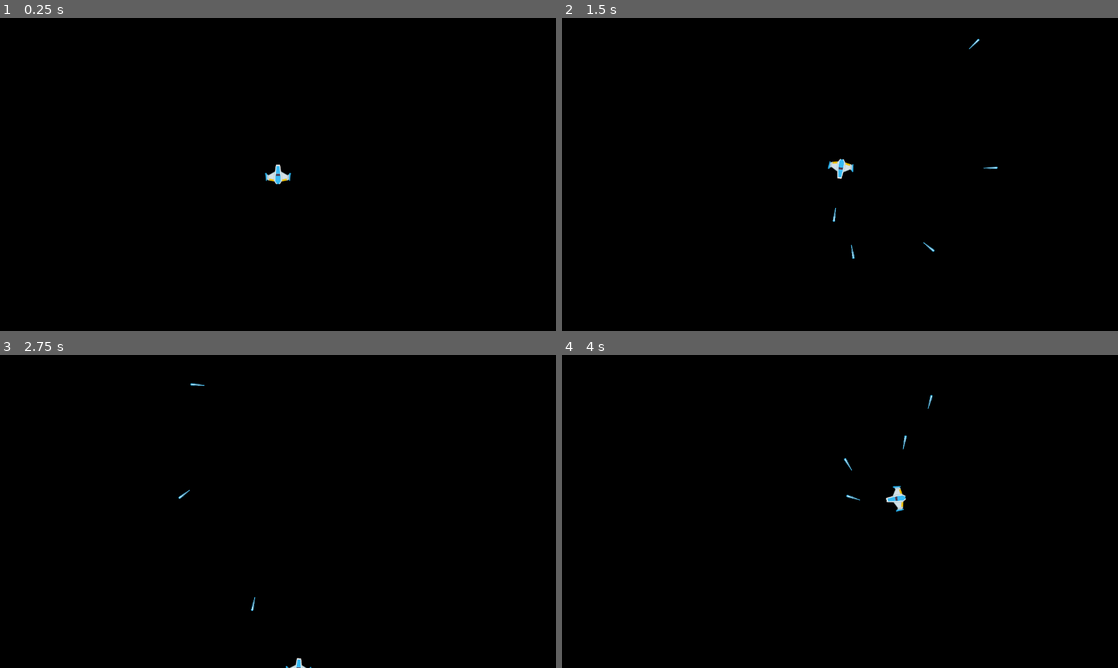
Above: before the commit, frames 1-4 (two rows, left to right).
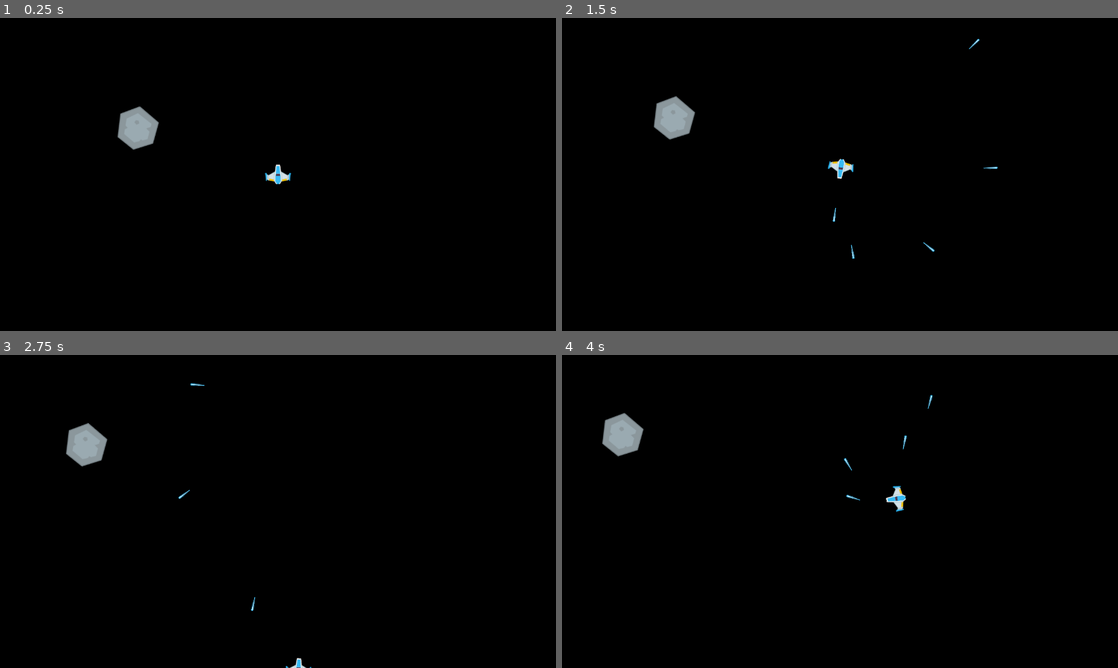
Above: after the commit, the same moments.

Repository: renancvalladao/asteroids-godot
Game: Godot game, scene res://scenes/game.tscn
The game is run twice, just before and just after one commit, with the same random seed, the same clock (stepped at 60 frames per second) and the same inputs.
Inputs:
- Up to frame 1 (0.25 s): no input
- Up to frame 2 (1.5 s): hold D (rotate_right) 0.53-1.28 s; hold Space (shoot) 0.53-1.28 s; hold S (move_backward) from 1.28 s (still down); tap Space (shoot) at 1.35 s
- Up to frame 3 (2.75 s): release S (move_backward) at 2.03 s; hold D (rotate_right) from 2.03 s (still down); hold Space (shoot) from 2.03 s (still down)
- Up to frame 4 (4 s): release D (rotate_right) at 2.78 s; release Space (shoot) at 2.78 s; hold W (move_forward) 2.78-3.53 s; tap Space (shoot) at 2.85 s; hold A (rotate_left) from 3.53 s (still down); hold Space (shoot) from 3.53 s (still down)

The runs differ from the first frame. In frame 1, 0.7% of the frame differs, in the area x 21-29%, y 28-43%; in frame 2, 0.7%; in frame 3, 0.7%, in the area x 11-20%, y 21-36%; in frame 4, 0.7%.

Commit message:
Creating asteroid scene

Diff:
--- /dev/null
+++ b/resources/asteroid_cshape_large.tres
@@ -0,0 +1,4 @@
+[gd_resource type="CircleShape2D" format=3 uid="uid://c43r80snlaggw"]
+
+[resource]
+radius = 44.0454
--- /dev/null
+++ b/resources/asteroid_cshape_medium.tres
@@ -0,0 +1,4 @@
+[gd_resource type="CircleShape2D" format=3 uid="uid://d4a5dg6ruslf"]
+
+[resource]
+radius = 21.0
--- /dev/null
+++ b/resources/asteroid_cshape_small.tres
@@ -0,0 +1,3 @@
+[gd_resource type="CircleShape2D" format=3 uid="uid://ca8htb06hhpi8"]
+
+[resource]
--- /dev/null
+++ b/scenes/asteroid.tscn
@@ -0,0 +1,14 @@
+[gd_scene load_steps=4 format=3 uid="uid://cru81bi3r01sh"]
+
+[ext_resource type="Script" path="res://scripts/asteroid.gd" id="1_2ap5f"]
+[ext_resource type="Texture2D" uid="uid://7d4nmyekwxa5" path="res://assets/textures/meteorGrey_big4.png" id="1_8axkt"]
+[ext_resource type="Shape2D" uid="uid://c43r80snlaggw" path="res://resources/asteroid_cshape_large.tres" id="3_7jm42"]
+
+[node name="Asteroid" type="Area2D"]
+script = ExtResource("1_2ap5f")
+
+[node name="Sprite2D" type="Sprite2D" parent="."]
+texture = ExtResource("1_8axkt")
+
+[node name="CollisionShape2D" type="CollisionShape2D" parent="."]
+shape = ExtResource("3_7jm42")
--- a/scenes/game.tscn
+++ b/scenes/game.tscn
@@ -1,7 +1,8 @@
-[gd_scene load_steps=3 format=3 uid="uid://128v3kyhahoq"]
+[gd_scene load_steps=4 format=3 uid="uid://128v3kyhahoq"]
 
 [ext_resource type="Script" path="res://scripts/game.gd" id="1_tfpoo"]
 [ext_resource type="PackedScene" uid="uid://dmchv1kao1b0x" path="res://scenes/player.tscn" id="1_xn63s"]
+[ext_resource type="PackedScene" uid="uid://cru81bi3r01sh" path="res://scenes/asteroid.tscn" id="3_kk8v1"]
 
 [node name="Game" type="Node2D"]
 script = ExtResource("1_tfpoo")
@@ -10,3 +11,6 @@
 position = Vector2(640, 360)
 
 [node name="Lasers" type="Node" parent="."]
+
+[node name="Asteroid" parent="." instance=ExtResource("3_kk8v1")]
+position = Vector2(327, 258)
--- /dev/null
+++ b/scripts/asteroid.gd
@@ -0,0 +1,43 @@
+extends Area2D
+
+var movement_vector := Vector2(0, -1)
+
+enum AsteroidSize { LARGE, MEDIUM, SMALL }
+@export var size := AsteroidSize.LARGE
+
+var speed := 50
+
+@onready var sprite = $Sprite2D
+@onready var cshape = $CollisionShape2D
+
+func _ready():
+	rotation = randf_range(0, 2 * PI)
+
+	match size:
+		AsteroidSize.LARGE:
+			speed = randf_range(50, 100)
+			sprite.texture = preload("res://assets/textures/meteorGrey_big4.png")
+			cshape.shape = preload("res://resources/asteroid_cshape_large.tres")
+		AsteroidSize.MEDIUM:
+			speed = randf_range(100, 150)
+			sprite.texture = preload("res://assets/textures/meteorGrey_med2.png")
+			cshape.shape = preload("res://resources/asteroid_cshape_medium.tres")
+		AsteroidSize.SMALL:
+			speed = randf_range(100, 200)
+			sprite.texture = preload("res://assets/textures/meteorGrey_tiny1.png")
+			cshape.shape = preload("res://resources/asteroid_cshape_small.tres")
+
+func _physics_process(delta):
+	global_position += movement_vector.rotated(rotation) * speed * delta
+
+	var radius = cshape.shape.radius
+	var screen_size = get_viewport_rect().size
+	if global_position.y + radius < 0:
+		global_position.y = screen_size.y + radius
+	elif global_position.y - radius > screen_size.y:
+		global_position.y = -radius
+
+	if global_position.x + radius < 0:
+		global_position.x = screen_size.x + radius
+	elif global_position.x - radius > screen_size.x:
+		global_position.x =  -radius
